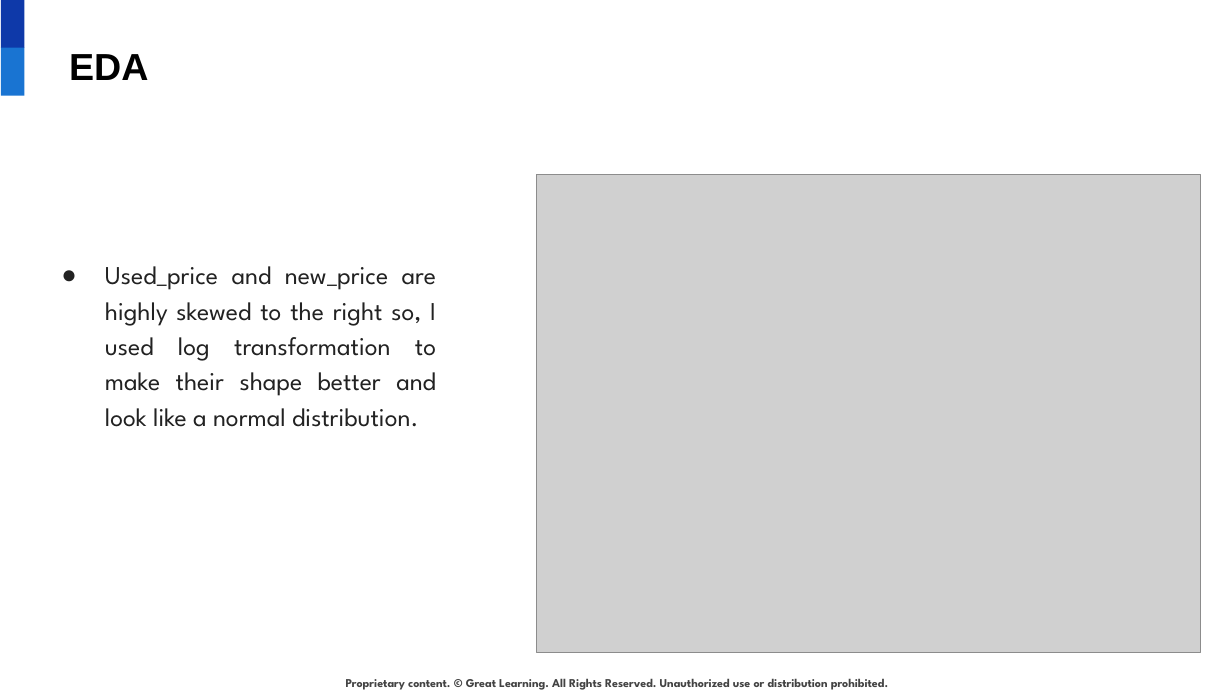
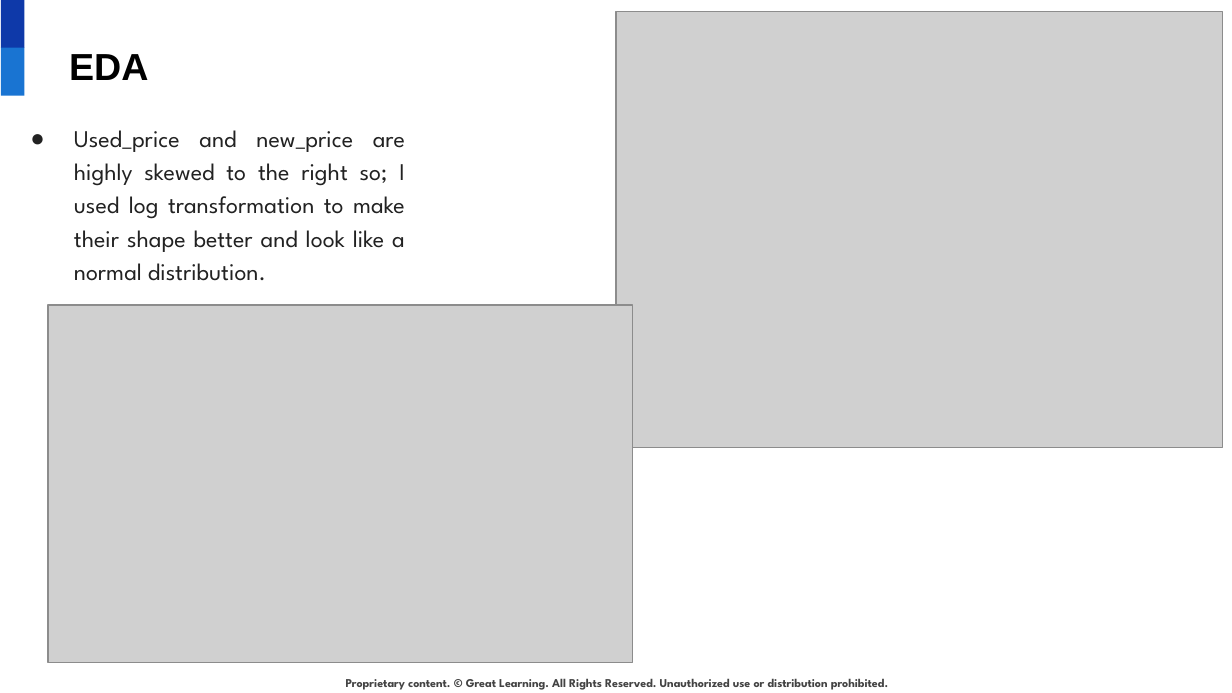
Before and after one commit to narges-shahmo/UT-Austin-Data-Science-Post-Graduate, a slide deck: slide 5 of linear regression/used_cellphone_presentation.pptx. Drawn at 1232x693 pixels with LibreOffice and Linux fonts; fonts in the diff are those of the drawing; grey boxes stand for pictures; background and template pictures are left out. Boxes give left, top, right and bottom in pixels: in the first picture for what was removed or moved away, otherwise in the second. Text is boxed around its words. In the diff, an @@ line names an element or a change of style, - is before the commit and + after.

```diff
--- a/linear regression/used_cellphone_presentation.pptx
+++ b/linear regression/used_cellphone_presentation.pptx
@@ picture resized from (x1=537, y1=175, x2=1201, y2=653) to (x1=616, y1=11, x2=1222, y2=447) @@
@@ text at (x1=74, y1=130, x2=405, y2=281): text changed; size 15 to 14 pt @@
-● Used_price and new_price are highly skewed to the right so, I used log transformation to make their shape better and look like a normal distribution.
+● Used_price and new_price are highly skewed to the right so; I used log transformation to make their shape better and look like a normal distribution.
@@ picture added at (x1=48, y1=306, x2=632, y2=663) @@
```
Also in this commit, not shown: 5 other slides changed, 4 slides added, 2 slides removed, 2 other files.
